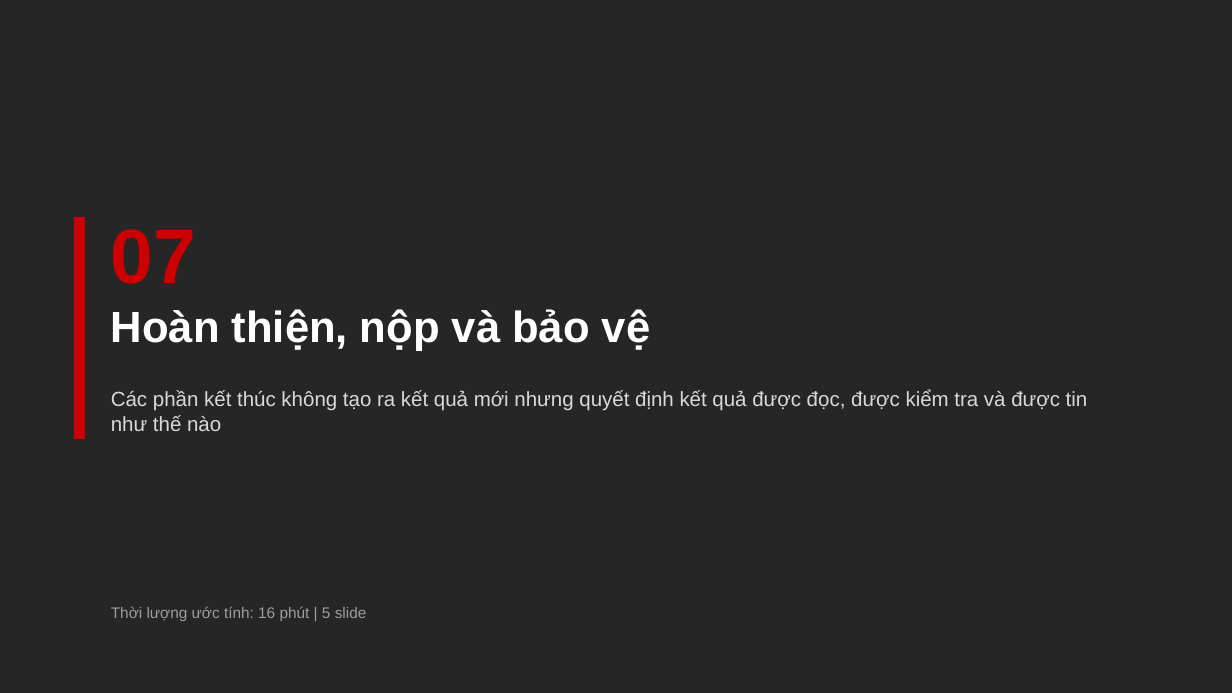
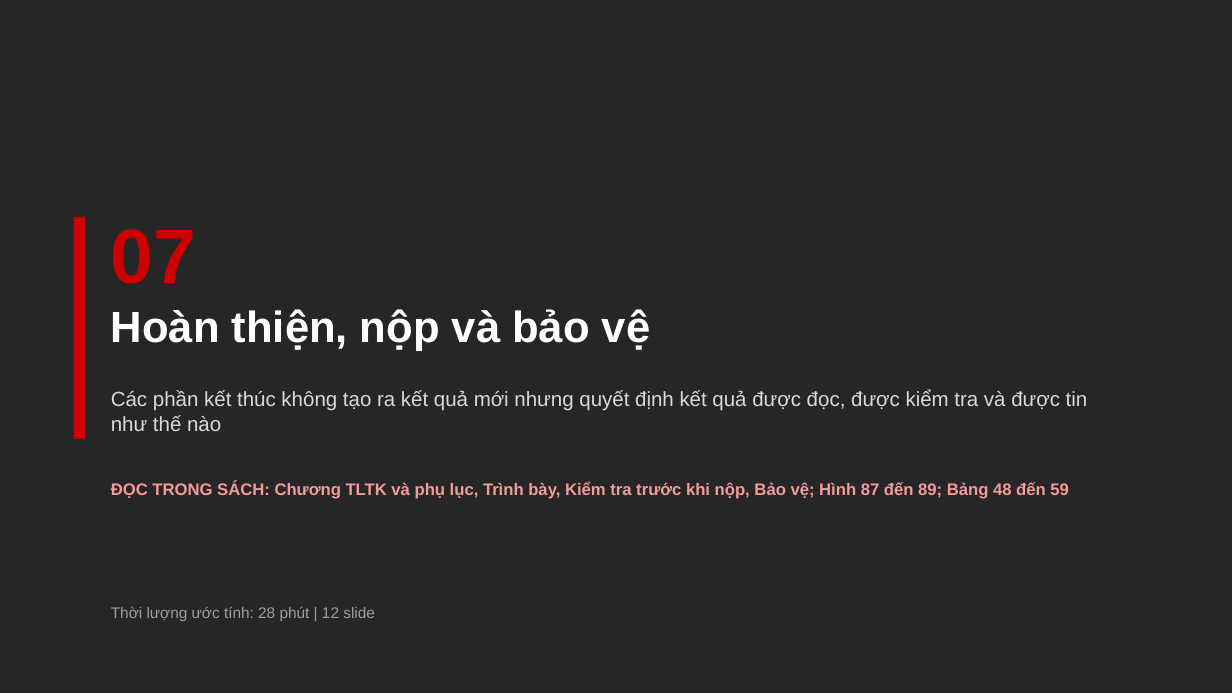
Before and after one commit to johnneinadlerr0353-bot/sachhuongdan, a slide deck: slide 90 of Core_Slide_2_HD2_Bain.pptx (slide 59 before the commit). Drawn at 1232x693 pixels with LibreOffice and Linux fonts; fonts in the diff are those of the drawing. Boxes give left, top, right and bottom in pixels: in the first picture for what was removed or moved away, otherwise in the second. Text is boxed around its words. In the diff, an @@ line names an element or a change of style, - is before the commit and + after.

```diff
--- a/Core_Slide_2_HD2_Bain.pptx
+++ b/Core_Slide_2_HD2_Bain.pptx
@@ text added at bbox=[111, 481, 1069, 499], 13 pt, text #F29B9B, bold @@
+ĐỌC TRONG SÁCH: Chương TLTK và phụ lục, Trình bày, Kiểm tra trước khi nộp, Bảo vệ; Hình 87 đến 89; Bảng 48 đến 59
@@ text at bbox=[111, 607, 375, 621]: text changed @@
-Thời lượng ước tính: 16 phút | 5 slide
+Thời lượng ước tính: 28 phút | 12 slide
```
Also in this commit, not shown: 62 other slides changed, 38 slides added, 1 other file.
